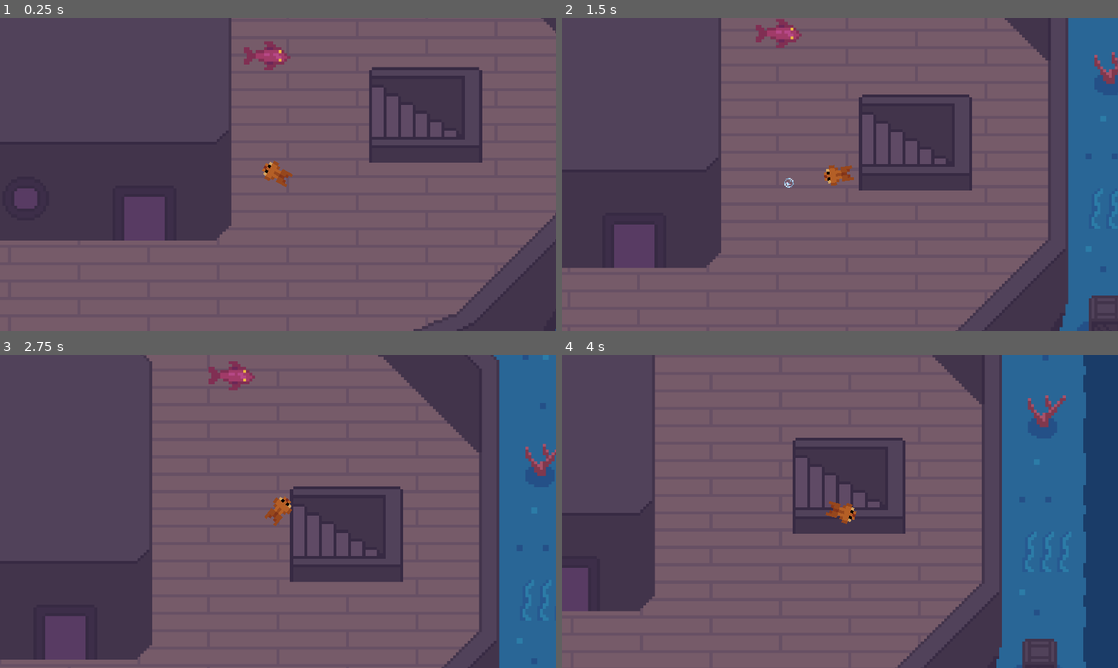
Above: before the commit, frames 1-4 (two rows, left to right).
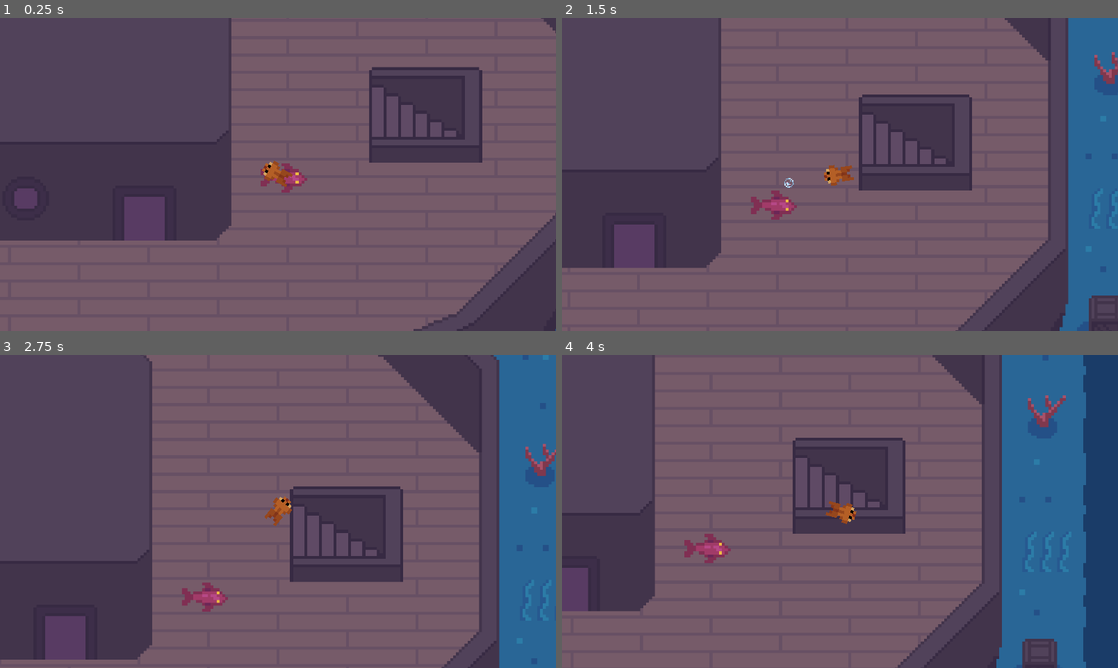
Above: after the commit, the same moments.

Repository: canaryincoalmine/Fish-Society-and-its-Bubbles
Game: Godot game, scene res://Code/Screens/Level 1.tscn
The game is run twice, just before and just after one commit, with the same random seed, the same clock (stepped at 60 frames per second) and the same inputs. This scene is started directly instead of the project's main scene.
Inputs (mouse positions are in pixels of both pictures, inside the frame that each line leads up to):
- Up to frame 1 (0.25 s): no input
- Up to frame 2 (1.5 s): move the mouse to (962, 158) at 0.52 s; tap Space (dash) at 0.6 s; move the mouse to (728, 190) at 1.27 s; click (728, 190) at 1.35 s
- Up to frame 3 (2.75 s): move the mouse to (333, 442) at 2.02 s; tap Space (dash) at 2.1 s
- Up to frame 4 (4 s): move the mouse to (812, 574) at 2.77 s; click (812, 574) at 2.85 s; move the mouse to (1006, 558) at 3.52 s; tap Space (dash) at 3.6 s

The runs differ from the first frame. In frame 1, 0.7% of the frame differs, in the area x 43-56%, y 7-56%; in frame 2, 0.8%; in frame 3, 0.8%, in the area x 32-46%, y 2-82%; in frame 4, 0.4%.

Commit message:
Fixed enemy tracking.

Diff:
--- a/Code/Enemies/Cod/Cod.tscn
+++ b/Code/Enemies/Cod/Cod.tscn
@@ -54,3 +54,7 @@
 shape = SubResource("RectangleShape2D_qtx78")
 
 [node name="NavigationAgent2D" type="NavigationAgent2D" parent="."]
+debug_enabled = true
+
+[node name="Timer" type="Timer" parent="."]
+wait_time = 0.2
--- a/Code/Enemies/Cod/cod.gd
+++ b/Code/Enemies/Cod/cod.gd
@@ -1,13 +1,22 @@
 extends CharacterBody2D
 
 
-const SPEED = 150.0
+@export var SPEED = 30
 
 @export var target_to_chase: Node2D
 @onready var navigation_agent := $NavigationAgent2D as NavigationAgent2D
 @onready var timer := $Timer as Timer
 
+func _ready() -> void:
+	timer.start()
+
 func _physics_process(delta: float) -> void:
-	navigation_agent.target_position = target_to_chase.global_position
-	velocity = global_position.direction_to(navigation_agent.get_next_path_position()) * SPEED
-	move_and_slide()
+	if target_to_chase and is_instance_valid(target_to_chase):
+		velocity  = global_position.direction_to(navigation_agent.get_next_path_position()) * SPEED
+		move_and_slide()
+	else:
+		print("Error, invalid target.")
+
+func _on_timer_timeout() -> void:
+	if target_to_chase and is_instance_valid(target_to_chase):
+		navigation_agent.target_position = target_to_chase.global_position
--- a/Code/Screens/Level 1.tscn
+++ b/Code/Screens/Level 1.tscn
@@ -79,10 +79,13 @@
 top_level = true
 position = Vector2(973, 389)
 scale = Vector2(10, 10)
+collision_layer = 2
 
 [node name="Camera2D" type="Camera2D" parent="Player"]
 
 [node name="Cod" parent="." node_paths=PackedStringArray("target_to_chase") instance=ExtResource("7_5okh8")]
-position = Vector2(900, 0)
+position = Vector2(973, 389)
 scale = Vector2(10, 10)
+collision_layer = 2
+SPEED = 30
 target_to_chase = NodePath("../Player")
